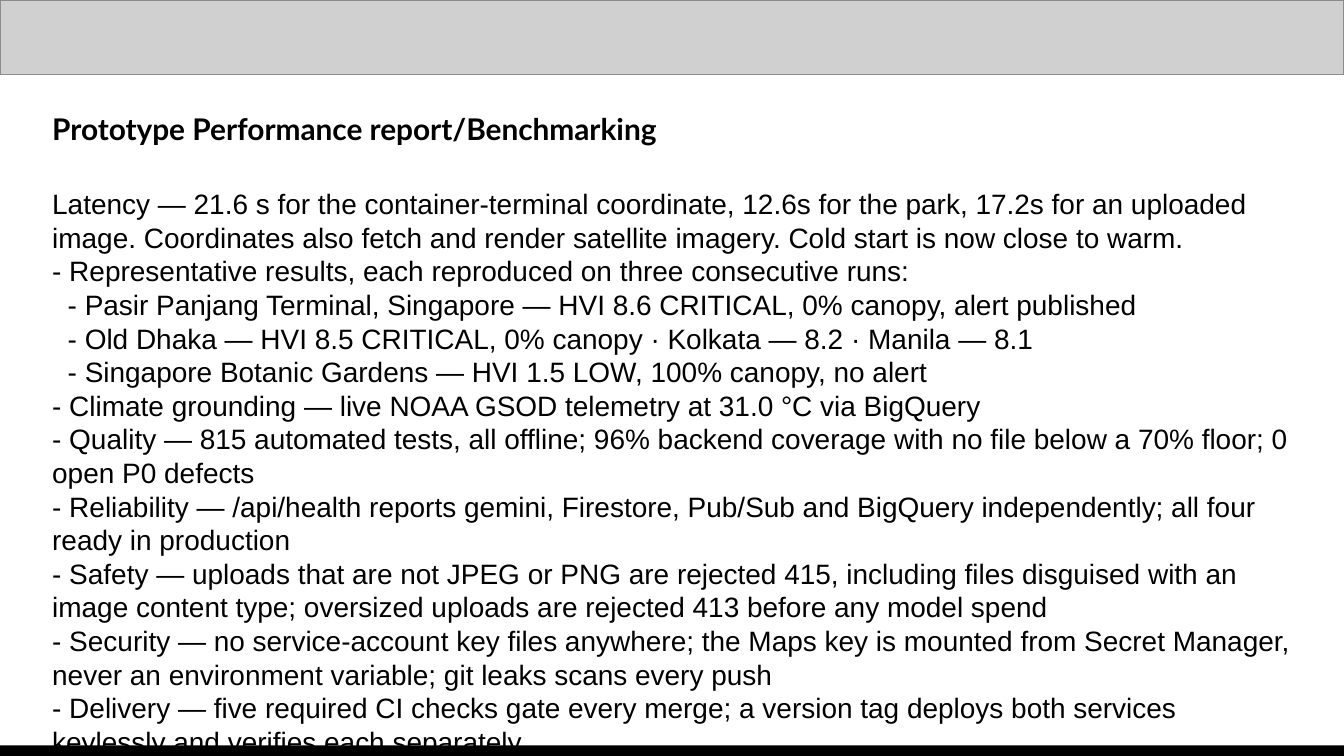
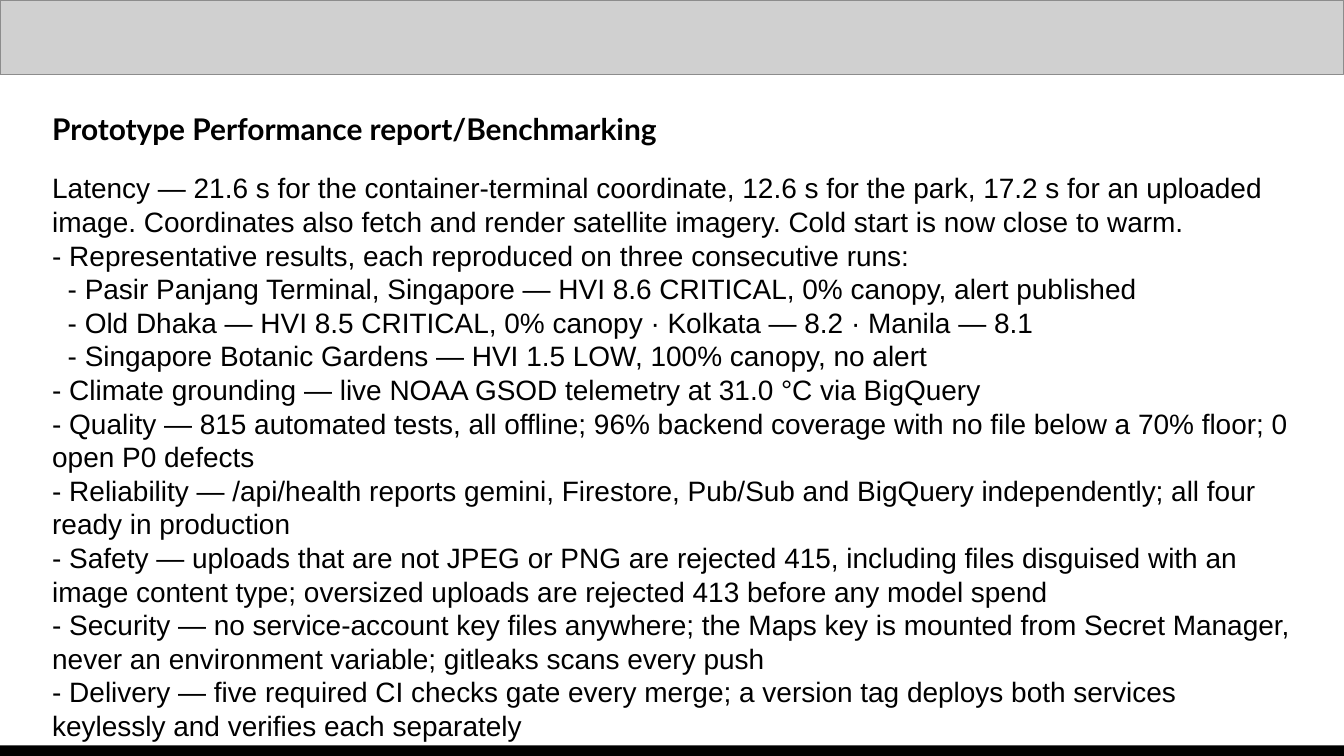
Before and after one commit to debabratahazra/hotspot-sentinels, a slide deck: slide 10 of docs/ppt/HotSpot_Sentinels_Submission.pptx. Drawn at 1344x756 pixels with LibreOffice and Linux fonts; fonts in the diff are those of the drawing; grey boxes stand for pictures. Boxes give left, top, right and bottom in pixels: in the first picture for what was removed or moved away, otherwise in the second. Text is boxed around its words. In the diff, an @@ line names an element or a change of style, - is before the commit and + after.

```diff
--- a/docs/ppt/HotSpot_Sentinels_Submission.pptx
+++ b/docs/ppt/HotSpot_Sentinels_Submission.pptx
@@ text "Latency — 21.6 s for ...": place and size @@
-text "Latency — 21.6 s for ..." at [52, 193, 1290, 723]
+text "Latency — 21.6 s for ..." at [52, 177, 1290, 707]
@@ text at [52, 177, 1261, 237]: spaces changed @@
-Latency — 21.6 s for the container-terminal coordinate, 12.6s for the park, 17.2s for an uploaded image. Coordinates also fetch and render satellite imagery. Cold start is now close to warm.
+Latency — 21.6 s for the container-terminal coordinate, 12.6 s for the park, 17.2 s for an uploaded image. Coordinates also fetch and render satellite imagery. Cold start is now close to warm.
@@ text at [52, 614, 1290, 674]: spaces changed @@
-- Security — no service-account key files anywhere; the Maps key is mounted from Secret Manager, never an environment variable; git leaks scans every push
+- Security — no service-account key files anywhere; the Maps key is mounted from Secret Manager, never an environment variable; gitleaks scans every push
```
Also in this commit, not shown: 5 other slides changed, 1 other file.
